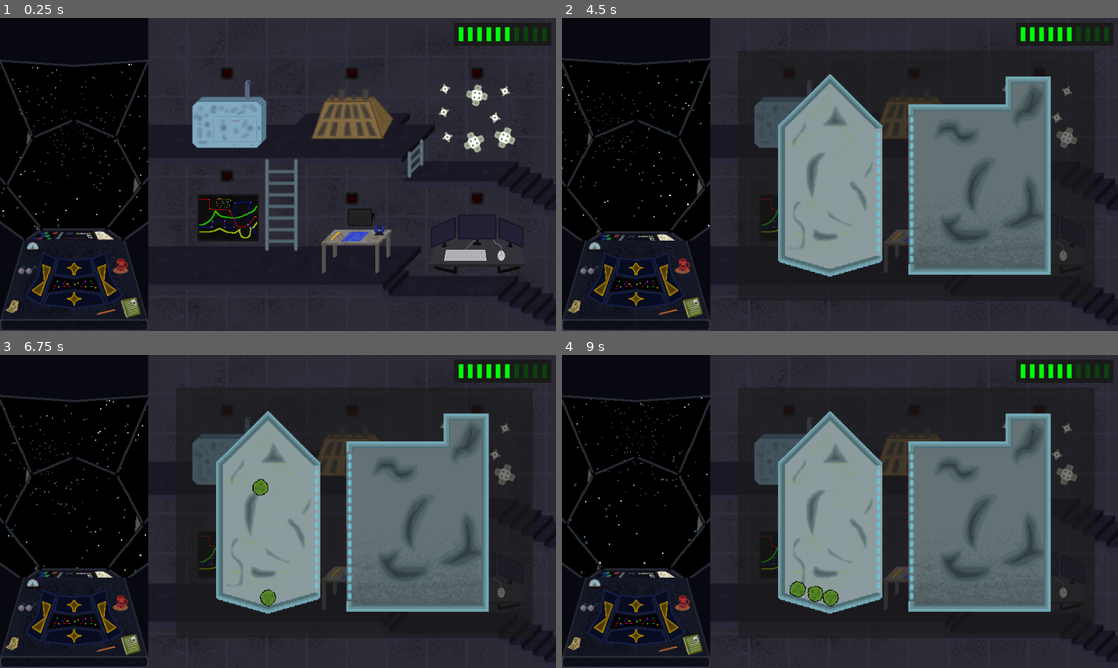
Above: before the commit, frames 1-4 (two rows, left to right).
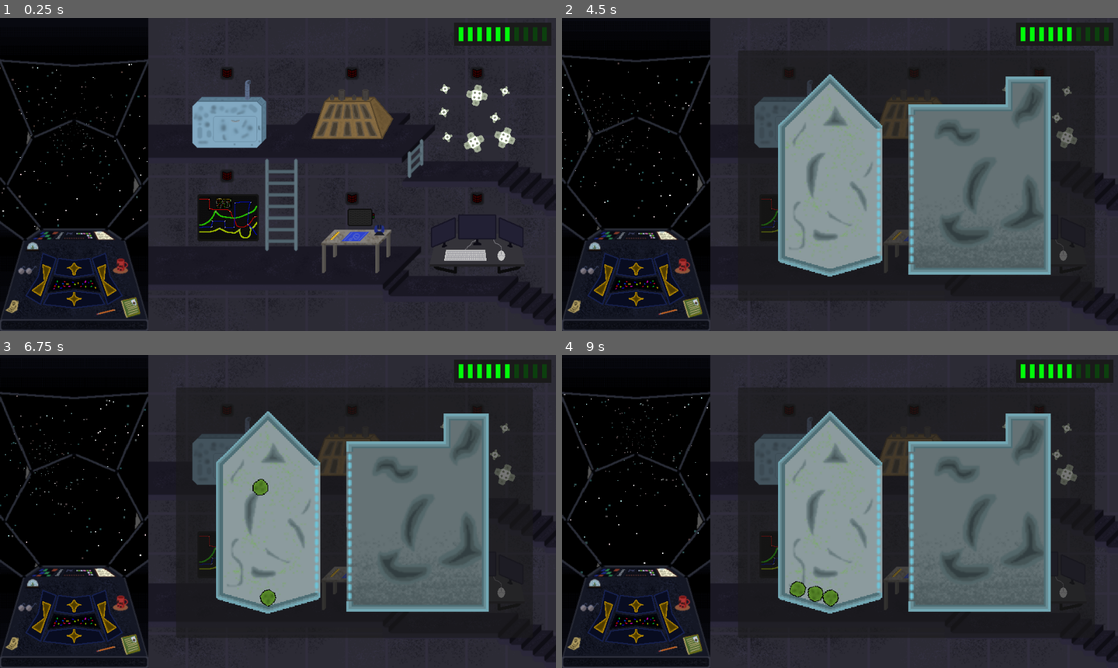
Above: after the commit, the same moments.

Repository: kedalovo/-SG-Spaceship-Management
Game: Godot game, scene res://Game Scene/Game.tscn
Same seed, same stepped clock (60 frames per second), same inputs: the game is played once before the commit and once after it.
Inputs (mouse positions are in pixels of both pictures, inside the frame that each line leads up to):
- Up to frame 1 (0.25 s): no input
- Up to frame 2 (4.5 s): click (600, 277) at 0.5 s; click (634, 302) at 1.25 s; click (667, 277) at 2 s; click (634, 268) at 2.75 s; click (789, 115) at 3.52 s; move the mouse to (962, 158) at 4.27 s; hold Right (right) from 4.28 s (still down); hold ` (test) from 4.28 s (still down); click (962, 158) at 4.42 s
- Up to frame 3 (6.75 s): move the mouse to (166, 527) at 5.02 s; release Right (right) at 5.03 s; release ` (test) at 5.03 s; hold Down (down) 5.03-5.78 s; tap Space (test1) at 5.1, 6.6 s; move the mouse to (244, 592) at 5.77 s; hold Right (right) 5.78-6.53 s; hold ` (test) 5.78-6.53 s; click (244, 592) at 5.92 s; move the mouse to (250, 574) at 6.52 s; hold Up (up) from 6.53 s (still down); click (250, 574) at 6.67 s
- Up to frame 4 (9 s): move the mouse to (817, 589) at 7.27 s; release Up (up) at 7.28 s; hold ` (test) 7.28-8.03 s; hold Left (left) 7.28-8.78 s; click (817, 589) at 7.42 s; move the mouse to (673, 464) at 8.02 s; tap Space (test1) at 8.1 s; move the mouse to (806, 580) at 8.77 s; hold Down (down) from 8.78 s (still down); hold ` (test) from 8.78 s (still down); click (806, 580) at 8.92 s

The runs differ from the first frame. In frame 2, 1.7% of the frame differs, in the area x 0-27%, y 11-72%; in frame 3, 1.7%; in frame 4, 1.7%.

Commit message:
Tweaked cabin art and animation. Started working on map logic. Map generates points, which connect to each other, some are disabled to include randomness.

Diff:
--- a/Game Scene/Game.tscn
+++ b/Game Scene/Game.tscn
@@ -196,8 +196,9 @@
 [node name="Space" parent="Cabin/SubViewportContainer2/SubViewport" instance=ExtResource("24_qmju5")]
 
 [node name="Cabin View" type="Sprite2D" parent="Cabin"]
-position = Vector2(128, 192)
+position = Vector2(128, 368)
 texture = ExtResource("3_e6bxd")
+offset = Vector2(0, -176)
 
 [node name="Controls" type="Node2D" parent="Cabin"]
 position = Vector2(0, 384)
--- /dev/null
+++ b/Map/Map Node/map_node.gd
@@ -0,0 +1,9 @@
+extends Node2D
+
+
+class_name map_node
+
+
+var connected_to_nodes: Array
+
+var disabled: bool = false
--- /dev/null
+++ b/Map/Map Node/map_node.tscn
@@ -0,0 +1,6 @@
+[gd_scene load_steps=2 format=3 uid="uid://bfeexecpaotg3"]
+
+[ext_resource type="Script" path="res://Map/Map Node/map_node.gd" id="1_h425h"]
+
+[node name="Map Node" type="Node2D"]
+script = ExtResource("1_h425h")
--- /dev/null
+++ b/Map/map.gd
@@ -0,0 +1,89 @@
+extends Node2D
+
+
+const MAP_NODE = preload("res://Map/Map Node/map_node.tscn")
+
+@onready var map_nodes: Node2D = $"Map Nodes"
+@onready var v_box: VBoxContainer = $Scroll/VBox
+
+var grid: Array[Array] = []
+var dummy_grid: Dictionary
+
+
+func _ready() -> void:
+	generate_map()
+
+
+func _physics_process(_delta: float) -> void:
+	queue_redraw()
+	refresh_tooltips()
+
+
+func _draw() -> void:
+	for i in grid:
+		for j in i:
+			for target in j.connected_to_nodes:
+				if !target.disabled and !j.disabled:
+					draw_line(j.global_position, target.global_position, Color.DARK_BLUE, 2)
+
+
+func refresh_tooltips() -> void:
+	for node in get_tree().get_nodes_in_group(&"visual_map_nodes"):
+		var con_text: String = ""
+		if node.color != Color.RED:
+			for i in node.get_child(0).connected_to_nodes:
+				if !i.disabled:
+					con_text += str(i.global_position) + " "
+		node.tooltip_text = "Disabled: " + str(node.get_child(0).disabled) + "\nPosition: " + str(node.get_child(0).global_position) + "\nConnected to: " + con_text
+
+
+func generate_map() -> void:
+	# Generating empty grid
+	for i in 10:
+		var level: Array[map_node] = []
+		for j in 6:
+			var new_map_node := MAP_NODE.instantiate()
+			map_nodes.add_child(new_map_node)
+			level.append(new_map_node)
+		grid.append(level)
+		dummy_grid[i] = [0, 1, 2, 3, 4, 5]
+
+	# Creating default connections
+	for i in 9:
+		grid[i][0].connected_to_nodes = [grid[i+1][0], grid[i+1][1]]
+		for j in range(1, 5):
+			grid[i][j].connected_to_nodes = [grid[i+1][j-1], grid[i+1][j], grid[i+1][j+1]]
+		grid[i][5].connected_to_nodes = [grid[i+1][4], grid[i+1][5]]
+
+	# Deleting random nodes
+	for i in 18:
+		var num: int = dummy_grid.keys().pick_random()
+		var deleting: int = dummy_grid[num].pick_random()
+		grid[num][deleting].disabled = true
+		dummy_grid[num].erase(deleting)
+		if dummy_grid[num].size() == 0:
+			dummy_grid.erase(num)
+
+	# Visualising result
+	for i in grid:
+		var h_box: HBoxContainer = HBoxContainer.new()
+		v_box.add_child(h_box)
+		v_box.move_child(h_box, 0)
+		h_box.size_flags_vertical = Control.SIZE_SHRINK_CENTER + Control.SIZE_EXPAND
+		var line: String = ""
+		for j in 6:
+			var color_rect: ColorRect = ColorRect.new()
+			h_box.add_child(color_rect)
+			color_rect.size_flags_horizontal = Control.SIZE_SHRINK_CENTER + Control.SIZE_EXPAND
+			color_rect.custom_minimum_size = Vector2(10, 10)
+			i[j].reparent(color_rect)
+			i[j].position = Vector2.ZERO
+			color_rect.add_to_group(&"visual_map_nodes")
+			var s: String = "[V] "
+			if i[j].disabled:
+				s = "[X] "
+				color_rect.color = Color("ff0000")
+			else:
+				color_rect.color = Color("00ff00")
+			line += s
+		print(line)
--- /dev/null
+++ b/Map/map.tscn
@@ -0,0 +1,23 @@
+[gd_scene load_steps=2 format=3 uid="uid://dh1g8tgwww50"]
+
+[ext_resource type="Script" path="res://Map/map.gd" id="1_jlmf0"]
+
+[node name="Map" type="Node2D"]
+script = ExtResource("1_jlmf0")
+
+[node name="ColorRect" type="ColorRect" parent="."]
+z_index = -1
+offset_right = 960.0
+offset_bottom = 540.0
+
+[node name="Scroll" type="ScrollContainer" parent="."]
+offset_left = 192.0
+offset_right = 768.0
+offset_bottom = 544.0
+
+[node name="VBox" type="VBoxContainer" parent="Scroll"]
+layout_mode = 2
+size_flags_horizontal = 3
+size_flags_vertical = 3
+
+[node name="Map Nodes" type="Node2D" parent="."]
--- a/project.godot
+++ b/project.godot
@@ -32,6 +32,16 @@
 [dotnet]
 
 project/assembly_name="[SG] Spaceship Management"
+
+[file_customization]
+
+folder_colors={
+"res://Game Scene/": "red",
+"res://Hazards/": "orange",
+"res://Map/": "gray",
+"res://Systems/": "yellow",
+"res://UI/": "green"
+}
 
 [input]
 
Binary file changed: Cabin/Assets/Cabin controls.png
Binary file changed: Cabin/Assets/Cabin view.png
